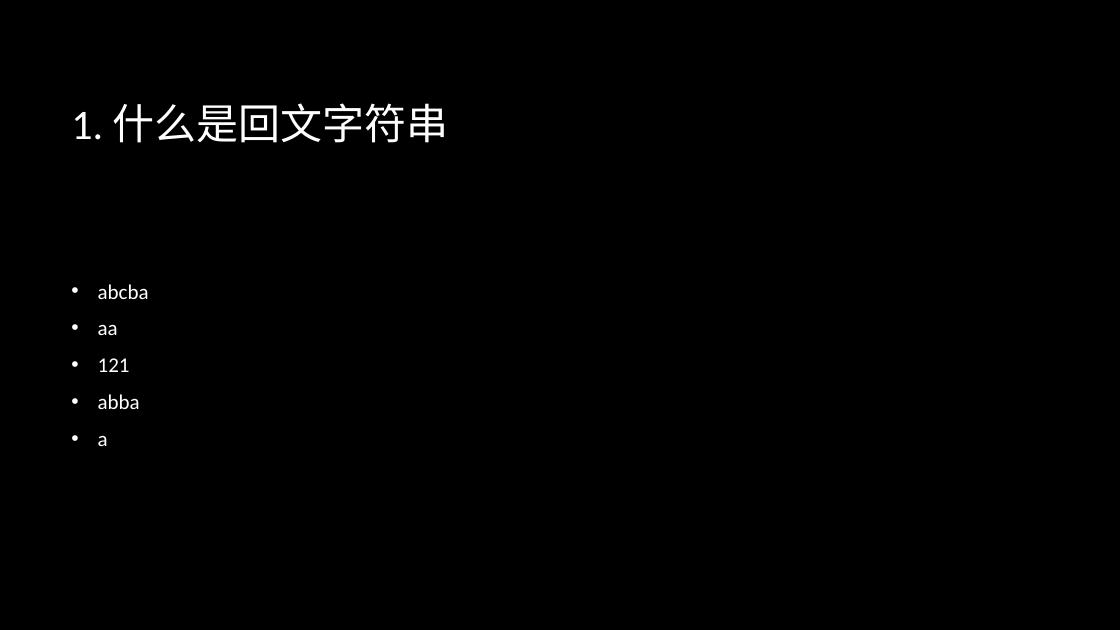
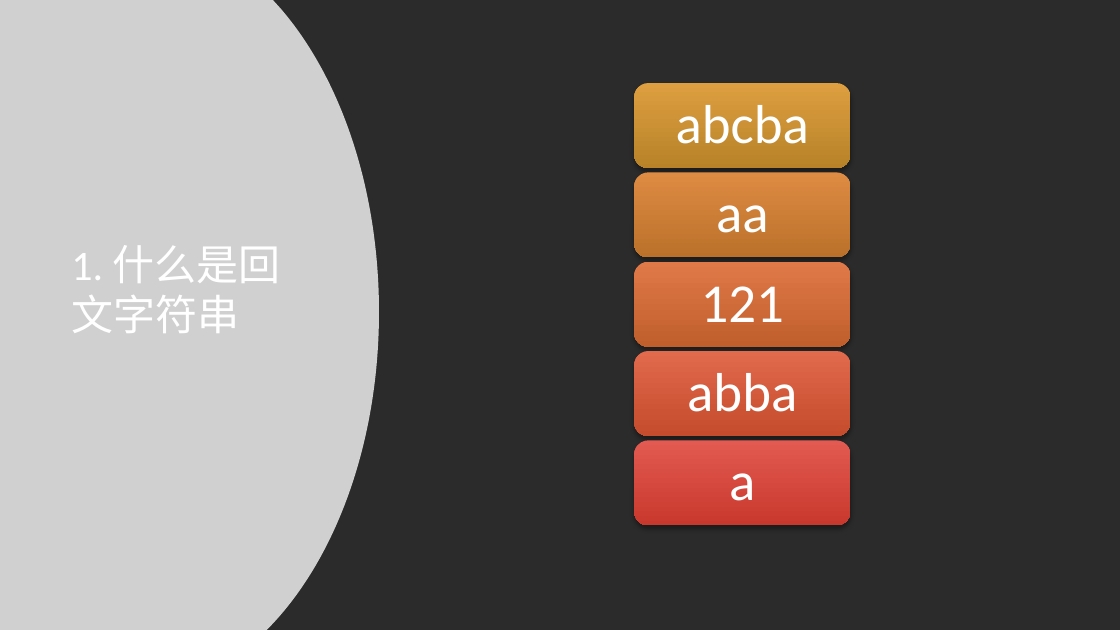
Before and after one commit to oneminute/leetcode, a slide deck: slide 3 of problems/longest-palindromic-substring/tutorial.pptx. Drawn at 1120x630 pixels with LibreOffice and Linux fonts; fonts in the diff are those of the drawing; grey boxes stand for pictures; background and template pictures are left out; a plain dark background stands for a picture behind light text. Boxes give left, top, right and bottom in pixels: in the first picture for what was removed or moved away, otherwise in the second. Text is boxed around its words. In the diff, an @@ line names an element or a change of style, - is before the commit and + after.

```diff
--- a/problems/longest-palindromic-substring/tutorial.pptx
+++ b/problems/longest-palindromic-substring/tutorial.pptx
@@ rectangle added at [0, 0, 1120, 630], fill #FFFFFF @@
@@ picture added at [0, 0, 379, 630] @@
@@ title "1. 什么是回文字符串" rewrapped from [71, 103, 449, 143] to [71, 245, 281, 333] @@
@@ text removed at [98, 284, 149, 446] @@
-• abcba
-• aa
-• 121
-• abba
-• a
@@ group added at [634, 83, 851, 525]: 5 rounded rectangles, 5 texts @@
+abcba
+aa
+121
+abba
+a
```
Also in this commit, not shown: 2 other slides changed, 5 slides added, 5 other files.
